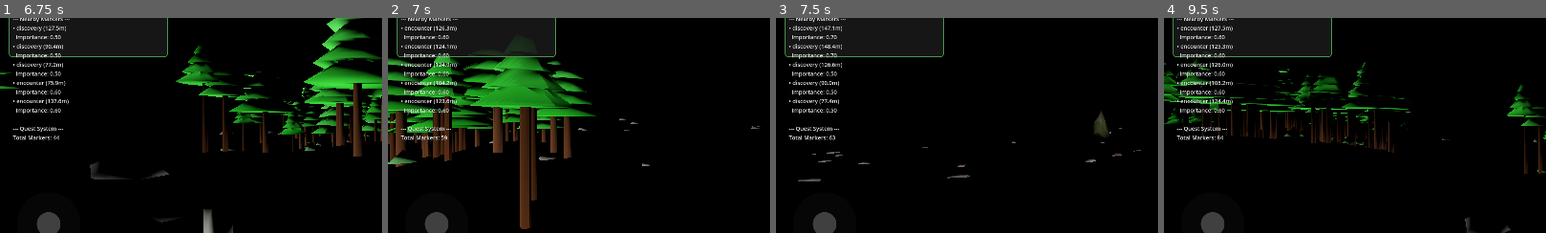
Above: before the commit, frames 1-4 (left to right).
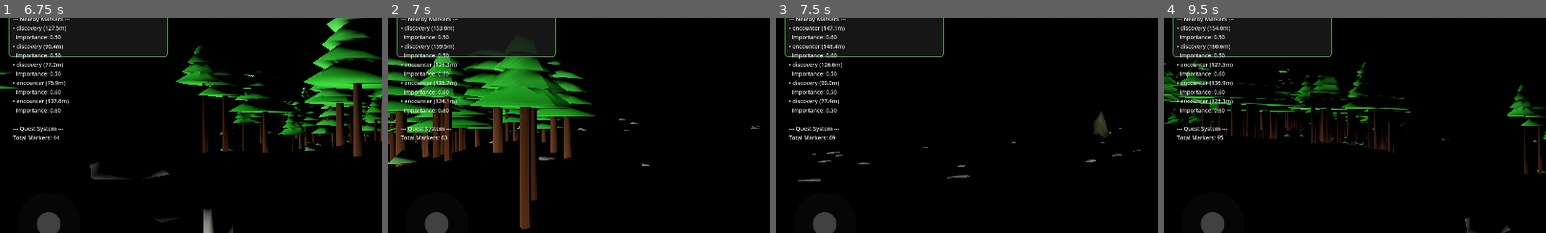
Above: after the commit, the same moments.

Repository: felix-dieterle/YouGame_godot4_public
Game: Godot game, scene res://scenes/main.tscn
The game is run twice, just before and just after one commit, with the same random seed, the same clock (stepped at 60 frames per second) and the same inputs.
Inputs (mouse positions are % of the whole screen's width and height, from its top left):
- Up to frame 1 (6.75 s): click "📋" at 0.5 s; click "🗑" at 1.25 s; click "-" at 2 s; click "+" at 2.75 s; click "🚀" at 3.5 s; click "☰" at 4.25 s; click "▶ Resume Game" at 5 s; click "🐛" at 5.75 s; tap Enter at 6.5 s; move the mouse to (72, 45) at 6.52 s; hold Right (ui_right) from 6.53 s (still down); hold Space (jetpack) from 6.53 s (still down); click (72, 45) at 6.67 s
- Up to frame 2 (7 s): keep holding Right (ui_right); keep holding Space (jetpack)
- Up to frame 3 (7.5 s): release Right (ui_right) at 7.25 s; release Space (jetpack) at 7.25 s; drag from (30, 55) to (45, 70) at 7.27 s
- Up to frame 4 (9.5 s): move the mouse to (60, 28) at 8.02 s; hold Right (ui_right) 8.03-8.75 s; hold Space (jetpack) 8.03-8.75 s; drag from (45, 70) to (20, 35) at 8.77 s
The pictures show only the part of the screen within x 0-50%, y 26-76%; the shares and areas given below are measured in that part.

Frame 1 is identical in both runs. In frame 2, 0.5% of the frame differs, in the area x 4-18%, y 3-57%; in frame 3, 0.4%; in frame 4, 0.5%.

Commit message:
Add ocean distance guarantee - ocean begins at 160 units from spawn
Co-authored-by: felix-dieterle <1490062+felix-dieterle@users.noreply.github.com>

Diff:
--- a/scripts/chunk.gd
+++ b/scripts/chunk.gd
@@ -69,6 +69,7 @@
 
 # Ocean and lighthouse constants
 const OCEAN_LEVEL = -8.0  # Elevation threshold for ocean biome
+const OCEAN_START_DISTANCE = 160.0  # Distance from origin (0,0) where ocean begins (5 chunks = 160 units)
 const LIGHTHOUSE_SEED_OFFSET = 77777  # Offset for lighthouse placement seed
 const LIGHTHOUSE_SPACING = 80.0  # Distance between lighthouses along coastline
 
@@ -423,8 +424,13 @@
     # More variance = less open (mountains/hills), less variance = more open (plains)
     openness = clamp(1.0 - (variance / 10.0), 0.0, 1.0)
 
+    # Calculate distance from origin to determine ocean zones
+    var chunk_world_center = Vector2(chunk_x * CHUNK_SIZE, chunk_z * CHUNK_SIZE)
+    var distance_from_origin = chunk_world_center.length()
+
     # Determine biome and landmark type based on height and variance
-    if avg_height <= OCEAN_LEVEL:
+    # Force ocean for chunks beyond OCEAN_START_DISTANCE
+    if avg_height <= OCEAN_LEVEL or distance_from_origin >= OCEAN_START_DISTANCE:
         biome = "ocean"
         landmark_type = "ocean"
         is_ocean = true
Not shown, changed: docs/systems/OCEAN_LIGHTHOUSE_SYSTEM.md
